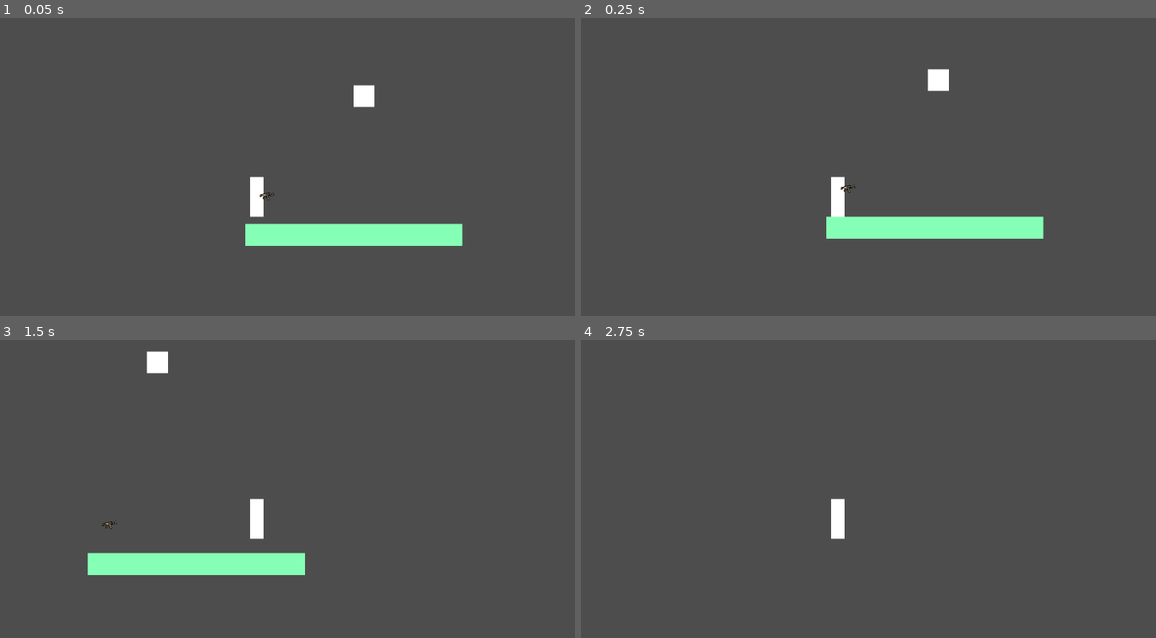
Above: before the commit, frames 1-4 (two rows, left to right).
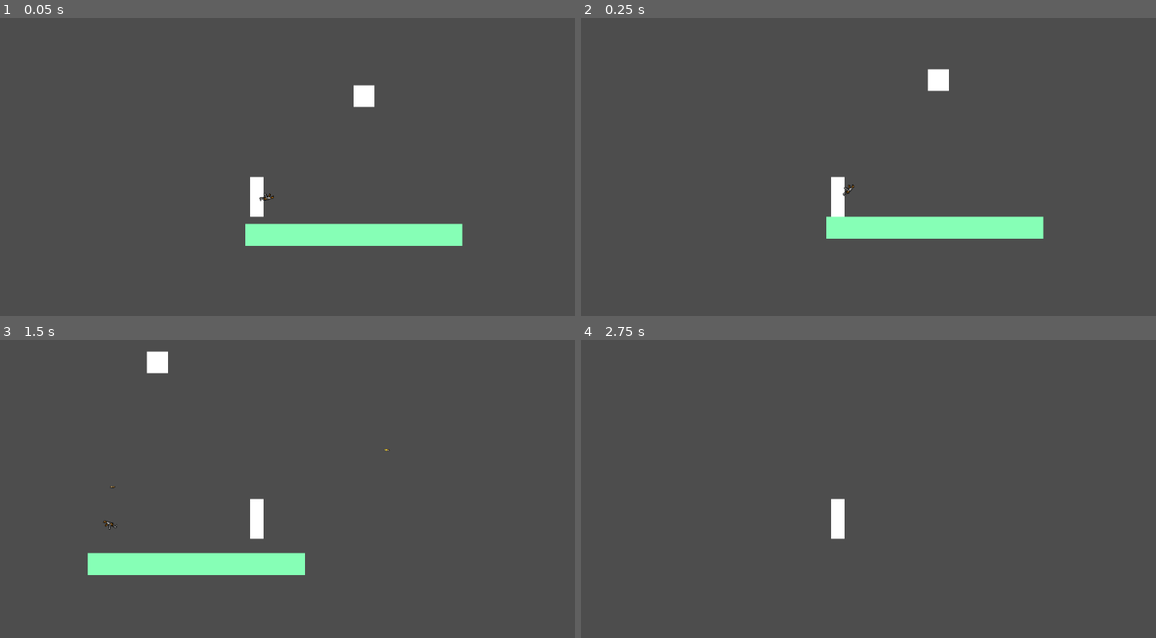
Above: after the commit, the same moments.

Repository: rimam-byte/gamedev
Game: Godot game, scene res://scenes/level.tscn
The game is run twice, just before and just after one commit, with the same random seed, the same clock (stepped at 60 frames per second) and the same inputs.
Inputs (mouse positions are in pixels of both pictures, inside the frame that each line leads up to):
- Up to frame 1 (0.05 s): no input
- Up to frame 2 (0.25 s): no input
- Up to frame 3 (1.5 s): tap Enter (ui_accept) at 0.5, 0.77 s; move the mouse to (396, 500) at 0.52 s; hold Right (ui_right) from 0.53 s (still down); click (396, 500) at 0.6 s; move the mouse to (132, 536) at 1.27 s; click (132, 536) at 1.35 s
- Up to frame 4 (2.75 s): tap Enter (ui_accept) at 1.52 s; move the mouse to (903, 441) at 2.02 s; release Right (ui_right) at 2.03 s; hold Left (ui_left) from 2.03 s (still down); click (903, 441) at 2.1 s

The runs differ from the first frame. In frame 1, less than 0.1% of the frame differs, in the area x 45-48%, y 58-62%; in frame 2, less than 0.1%; in frame 3, less than 0.1%; in frame 4, nothing differs.
Error before the commit: Parse Error: Identifier "level" not declared in the current scope. (res://scripts/gun.gd:12)

Commit message:
gun shoots bullet

Diff:
--- a/cee-city/project.godot
+++ b/cee-city/project.godot
@@ -15,6 +15,14 @@
 config/features=PackedStringArray("4.6", "Forward Plus")
 config/icon="res://icon.svg"
 
+[input]
+
+shoot={
+"deadzone": 0.2,
+"events": [Object(InputEventMouseButton,"resource_local_to_scene":false,"resource_name":"","device":-1,"window_id":0,"alt_pressed":false,"shift_pressed":false,"ctrl_pressed":false,"meta_pressed":false,"button_mask":0,"position":Vector2(0, 0),"global_position":Vector2(0, 0),"factor":1.0,"button_index":1,"canceled":false,"pressed":false,"double_click":false,"script":null)
+]
+}
+
 [physics]
 
 3d/physics_engine="Jolt Physics"
--- a/cee-city/scenes/bullet.tscn
+++ b/cee-city/scenes/bullet.tscn
@@ -1,12 +1,22 @@
 [gd_scene format=3 uid="uid://c3mxu3oqrdrm8"]
 
 [ext_resource type="Texture2D" uid="uid://q5nx3opfe7wr" path="res://assets/bullet.png" id="1_mkf8s"]
+[ext_resource type="Script" uid="uid://b6fnbghptlx4q" path="res://scripts/bullet.gd" id="1_y25gk"]
 
-[node name="Node2D" type="Node2D" unique_id=26243961]
+[sub_resource type="CapsuleShape2D" id="CapsuleShape2D_l5glv"]
+radius = 2.0
+height = 10.0
 
-[node name="Sprite2D" type="Sprite2D" parent="." unique_id=2126697283]
+[node name="Area2D" type="Area2D" unique_id=1037246448]
+script = ExtResource("1_y25gk")
 
-[node name="Bullet" type="Sprite2D" parent="." unique_id=182560608]
-position = Vector2(4, -1)
-scale = Vector2(1.742187, 1.6015626)
+[node name="Bullet" type="Sprite2D" parent="." unique_id=1189403250]
+position = Vector2(0.9999995, 1)
+rotation = 1.5707964
+scale = Vector2(0.45208597, 0.5943835)
 texture = ExtResource("1_mkf8s")
+
+[node name="CollisionShape2D" type="CollisionShape2D" parent="." unique_id=58289292]
+position = Vector2(1, 0)
+rotation = 1.5707964
+shape = SubResource("CapsuleShape2D_l5glv")
--- a/cee-city/scenes/gun.tscn
+++ b/cee-city/scenes/gun.tscn
@@ -2,9 +2,11 @@
 
 [ext_resource type="Script" uid="uid://b56hvp1jw1oqq" path="res://scripts/gun.gd" id="1_og67c"]
 [ext_resource type="Texture2D" uid="uid://bj8emmjseq0sk" path="res://assets/gun.png" id="2_gp1hk"]
+[ext_resource type="PackedScene" uid="uid://c3mxu3oqrdrm8" path="res://scenes/bullet.tscn" id="2_qd4js"]
 
 [node name="gun" type="Node2D" unique_id=1192438596]
 script = ExtResource("1_og67c")
+bullet_scene = ExtResource("2_qd4js")
 
 [node name="Sprite2D" type="Sprite2D" parent="." unique_id=1536050769]
 
--- /dev/null
+++ b/cee-city/scripts/bullet.gd
@@ -0,0 +1,6 @@
+extends Area2D
+@export var speed: = 600.0
+var direction: = Vector2.ZERO
+
+func _physics_process(delta):
+	position += direction * speed * delta
--- a/cee-city/scripts/gun.gd
+++ b/cee-city/scripts/gun.gd
@@ -1,12 +1,20 @@
 extends Node2D
+@export var bullet_scene: PackedScene
 @onready var marker_2d: Marker2D = $Marker2D
-const Bullet = preload('res://assets/bullet.png')
 
-func _process(delts:float) -> void:
+func _process(delta):
 	look_at(get_global_mouse_position())
 
-func shoot() -> void:
-	var new_bullet = Bullet.instantiate()
-	new_bullet.position= marker_2d.global_position
-	new_bullet.target_position = (get_global_mouse_position()- marker_2d.global_position).normalized()
-	level.world.add_child()
+	if Input.is_action_just_pressed('shoot'):
+		print ('hello')
+
+		shoot()
+
+
+func shoot():
+	print('banh')
+	var bullet = bullet_scene.instantiate()
+	bullet.global_position = $Marker2D.global_position
+	bullet.direction = (
+		get_global_mouse_position() - bullet.global_position).normalized()
+	get_tree().current_scene.add_child(bullet)
Not shown, added: cee-city/scripts/bullet.gd.uid
